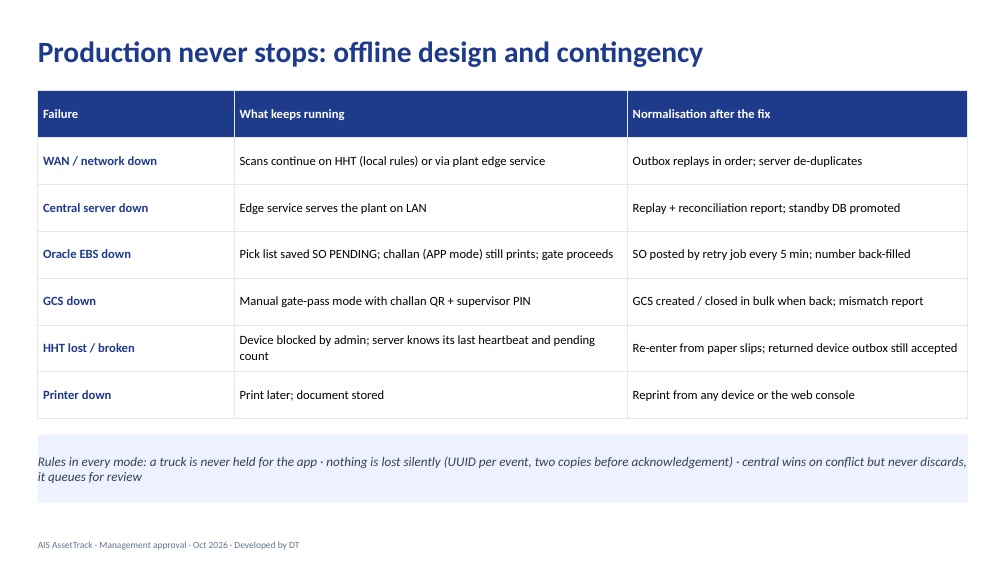
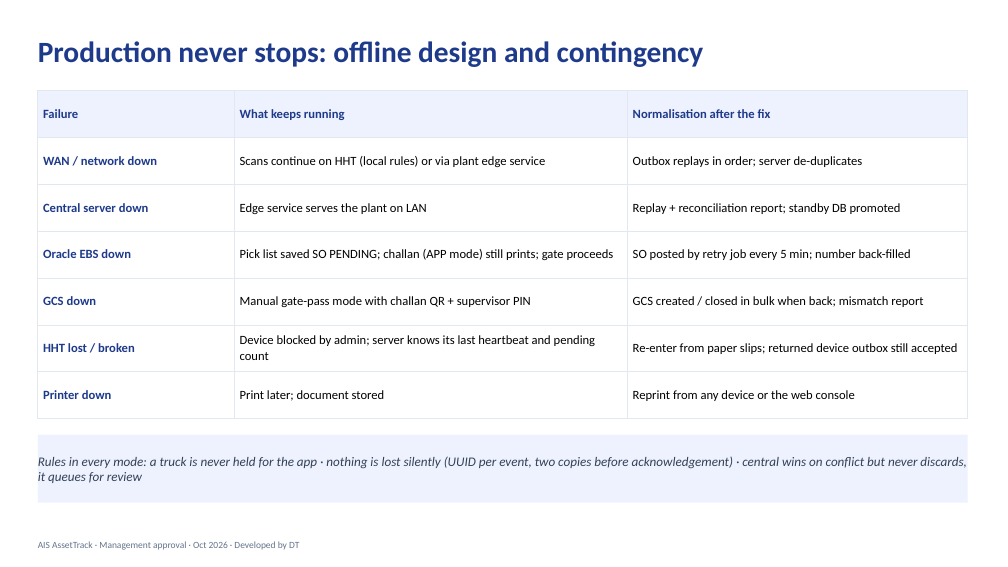
Before and after one commit to dhanaah/ais-assettrack, a slide deck: slide 12 of docs/AIS_AssetTrack_Management_Approval.pptx. Drawn at 1008x567 pixels with LibreOffice and Linux fonts; fonts in the diff are those of the drawing; background and template pictures are left out. Boxes give left, top, right and bottom in pixels: in the first picture for what was removed or moved away, otherwise in the second. Text is boxed around its words. In the diff, an @@ line names an element or a change of style, - is before the commit and + after.

```diff
--- a/docs/AIS_AssetTrack_Management_Approval.pptx
+++ b/docs/AIS_AssetTrack_Management_Approval.pptx
@@ table at bbox=[38, 91, 968, 405] @@
@@ fill #1E3A8A to #EEF2FF in row 1 @@
@@ text colour #FFFFFF to #1E3A8A in "Failure", "What keeps running", "Normalisation after the fix" @@
```
Also in this commit, not shown: 5 other slides changed, 3 slides added.
